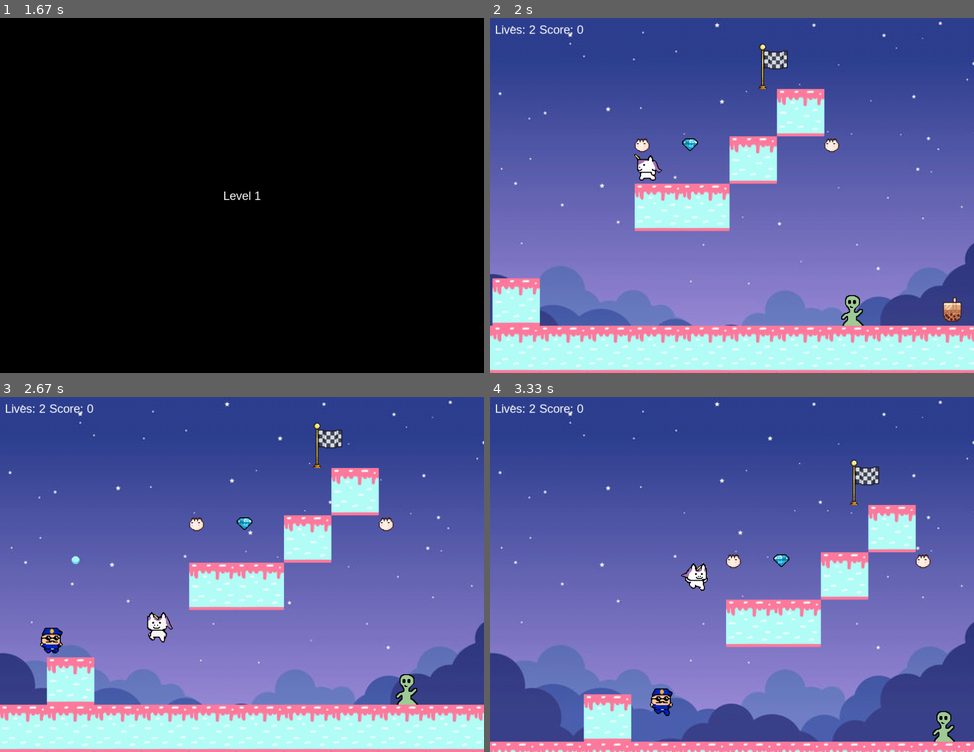
Above: before the commit, frames 1-4 (two rows, left to right).
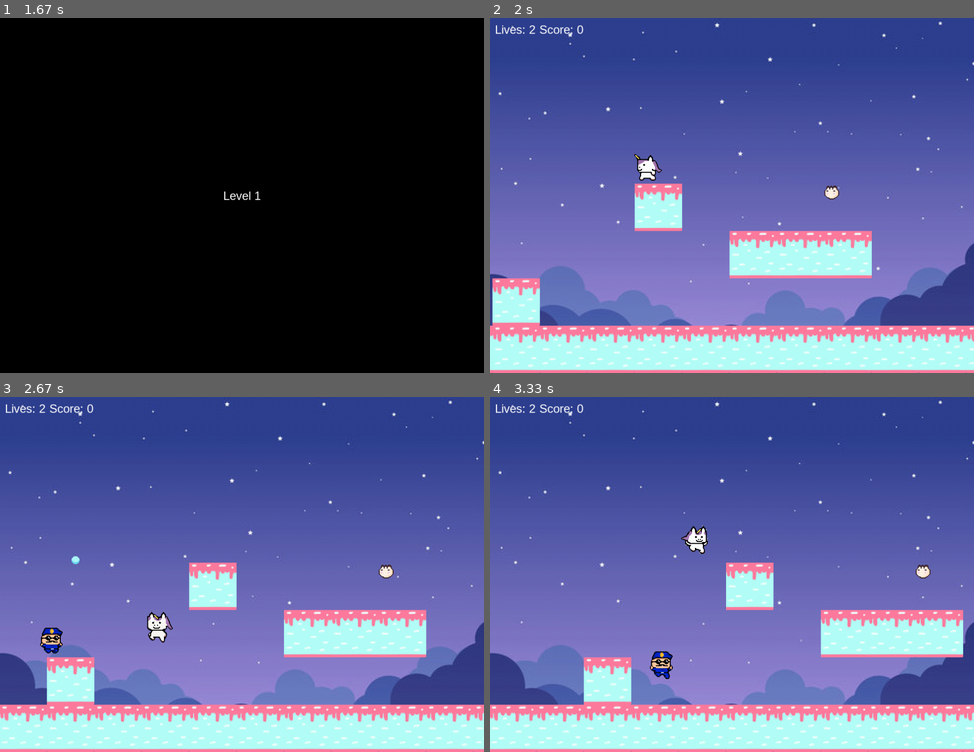
Above: after the commit, the same moments.

Repository: biancafu/pygame_hackathon
Game: pygame game, started from main.py
Two runs of this game, one before a commit and one after it. Both use one fixed random seed, a clock stepped at 60 frames per second and the inputs below.
Inputs:
- Up to frame 1 (1.67 s): click "Start Game" at 0.38 s
- Up to frame 2 (2 s): hold Left from 1.67 s (still down)
- Up to frame 3 (2.67 s): release Left at 2.2 s; tap S at 2.23 s; hold Left from 2.57 s (still down); tap Space at 2.63 s
- Up to frame 4 (3.33 s): tap Space at 2.93, 3.07 s; release Left at 2.97 s; hold Right from 3 s (still down)

Frame 1 is identical in both runs. In frame 2, 9.2% of the frame differs, in the area x 29-98%, y 7-87%; in frame 3, 8.9%; in frame 4, 25%, in the area x 0-100%, y 17-100%.

Commit message:
Level one move blocks, traps and items

Diff:
--- a/main.py
+++ b/main.py
@@ -814,14 +814,15 @@
         if j == 1:
             blocks = []
             traps = []
-            heart1 = Heart(block_size * 3, WIN_HEIGHT - block_size * 5, 16, 16)
-            heart2 = Heart(block_size * 7, WIN_HEIGHT - block_size * 5, 16, 16)
-            pineapple = Pineapple(block_size * 4, WIN_HEIGHT - block_size * 5, 12, 12)
-
-            speed = Speed(900, WIN_HEIGHT - block_size - 64, 32, 32)
-            collectibles_bullets = CollectibleBullets(1100, WIN_HEIGHT - block_size - 64, 32, 32)
+            heart1 = Heart(block_size * 7, WIN_HEIGHT - block_size * 4, 16, 16)
+            heart2 = Heart(block_size * 32, WIN_HEIGHT - block_size * 5, 16, 16)
+            pineapple = Pineapple(block_size * 17, WIN_HEIGHT - block_size * 7, 12, 12)
+
+            speed = Speed(4000, WIN_HEIGHT - block_size - 64, 32, 32)
+            collectibles_bullets = CollectibleBullets(3200, WIN_HEIGHT - block_size - 64, 32, 32)
             #blocks and traps
-            fire = Fire(700, WIN_HEIGHT - block_size - 64, 16, 32)
+            fire = Fire(2500, WIN_HEIGHT - block_size - 64, 16, 32)
+            fire = Fire(3500, WIN_HEIGHT - block_size - 64, 16, 32)
             # fire.on()
             floor = [Block(i * block_size, WIN_HEIGHT - block_size, block_size) for i in range(-WIN_WIDTH // block_size, (WIN_WIDTH * 20)// block_size)]
 
@@ -849,20 +850,18 @@
             objects.append([*floor,
                         Block(0, WIN_HEIGHT - block_size * 2, block_size),
                         Block(block_size * 3, WIN_HEIGHT - block_size * 4, block_size),
-                        Block(block_size * 4, WIN_HEIGHT - block_size * 4, block_size),
-                        Block(block_size * 4, WIN_HEIGHT - block_size * 4, block_size),
-                        Block(block_size * 5, WIN_HEIGHT - block_size * 5, block_size),
-                        Block(block_size * 6, WIN_HEIGHT - block_size * 6, block_size),
-                        # Block(block_size * 7, WIN_HEIGHT - block_size * 8, block_size),
-                        # Block(block_size * 8, WIN_HEIGHT - block_size * 10, block_size),
-                        # Block(block_size * 9, WIN_HEIGHT - block_size * 12, block_size),
-                        # Block(block_size * 10, WIN_HEIGHT - block_size * 13, block_size),
-                        # Block(block_size * 11, WIN_HEIGHT - block_size * 15, block_size),
-                        # Block(block_size * 12, WIN_HEIGHT - block_size * 16, block_size),
-                        # Block(block_size * 13, WIN_HEIGHT - block_size * 17, block_size),
-                        # Block(block_size * 14, WIN_HEIGHT - block_size * 18, block_size),
+                        Block(block_size * 5, WIN_HEIGHT - block_size * 3, block_size),
+                        Block(block_size * 6, WIN_HEIGHT - block_size * 3, block_size),
+                        Block(block_size * 7, WIN_HEIGHT - block_size * 3, block_size),
+                        Block(block_size * 14, WIN_HEIGHT - block_size * 3, block_size),
+                        Block(block_size * 15, WIN_HEIGHT - block_size * 3, block_size),
+                        Block(block_size * 16, WIN_HEIGHT - block_size * 4, block_size),
+                        Block(block_size * 17, WIN_HEIGHT - block_size * 5, block_size),
+                        Block(block_size * 30, WIN_HEIGHT - block_size * 3, block_size),
+                        Block(block_size * 31, WIN_HEIGHT - block_size * 3, block_size),
+                        Block(block_size * 32, WIN_HEIGHT - block_size * 3, block_size),
                         *traps, fire])
-            destinations.append(Destination(500, WIN_HEIGHT - block_size * 6 - 128, 32, 32))
+            destinations.append(Destination(5000, WIN_HEIGHT - block_size * 3, 32, 32))
             collectibles.append([heart1, heart2, speed, collectibles_bullets, pineapple])
         if j == 2:
             blocks = []
@@ -1178,10 +1177,10 @@
             offset_x += player.x_vel
 
         #vertical scroll
-        if player.level != 3 and (((player.rect.bottom - offset_y >= WIN_HEIGHT - block_size + 5) and player.y_vel > 0) or (#moving downwards, off the screen
+        if player.level == 2 and (((player.rect.bottom - offset_y >= WIN_HEIGHT - block_size + 5) and player.y_vel > 0) or (#moving downwards, off the screen
             (player.rect.top - offset_y <= scroll_area_height) and player.y_vel < 0)): #moving upwards, off the screen
             offset_y += player.y_vel
-        elif player.level == 3 and (((player.rect.bottom - offset_y >= WIN_HEIGHT - 87) and player.y_vel > 0) or (#moving downwards, off the screen
+        elif (((player.rect.bottom - offset_y >= WIN_HEIGHT - 87) and player.y_vel > 0) or (#moving downwards, off the screen
             (player.rect.top - offset_y <= 15) and player.y_vel < 0)):
             offset_y += player.y_vel
 
